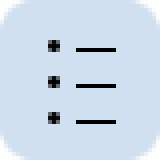
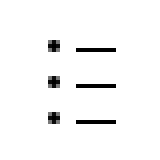
Revision of a layered 160x160 image; what changed, layer by layer:
removed layer "Background" over [0, 0, 160, 160]
